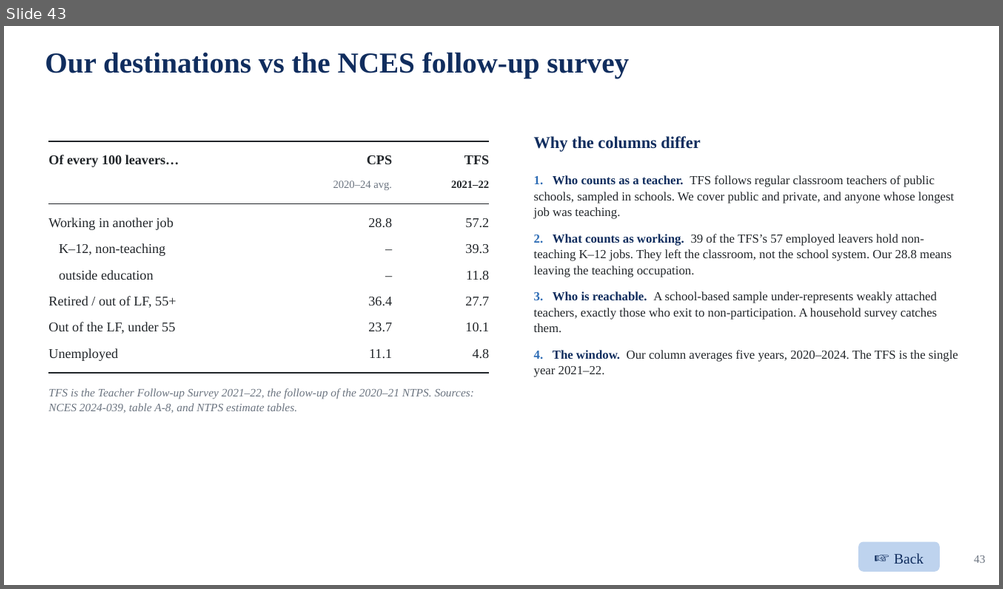
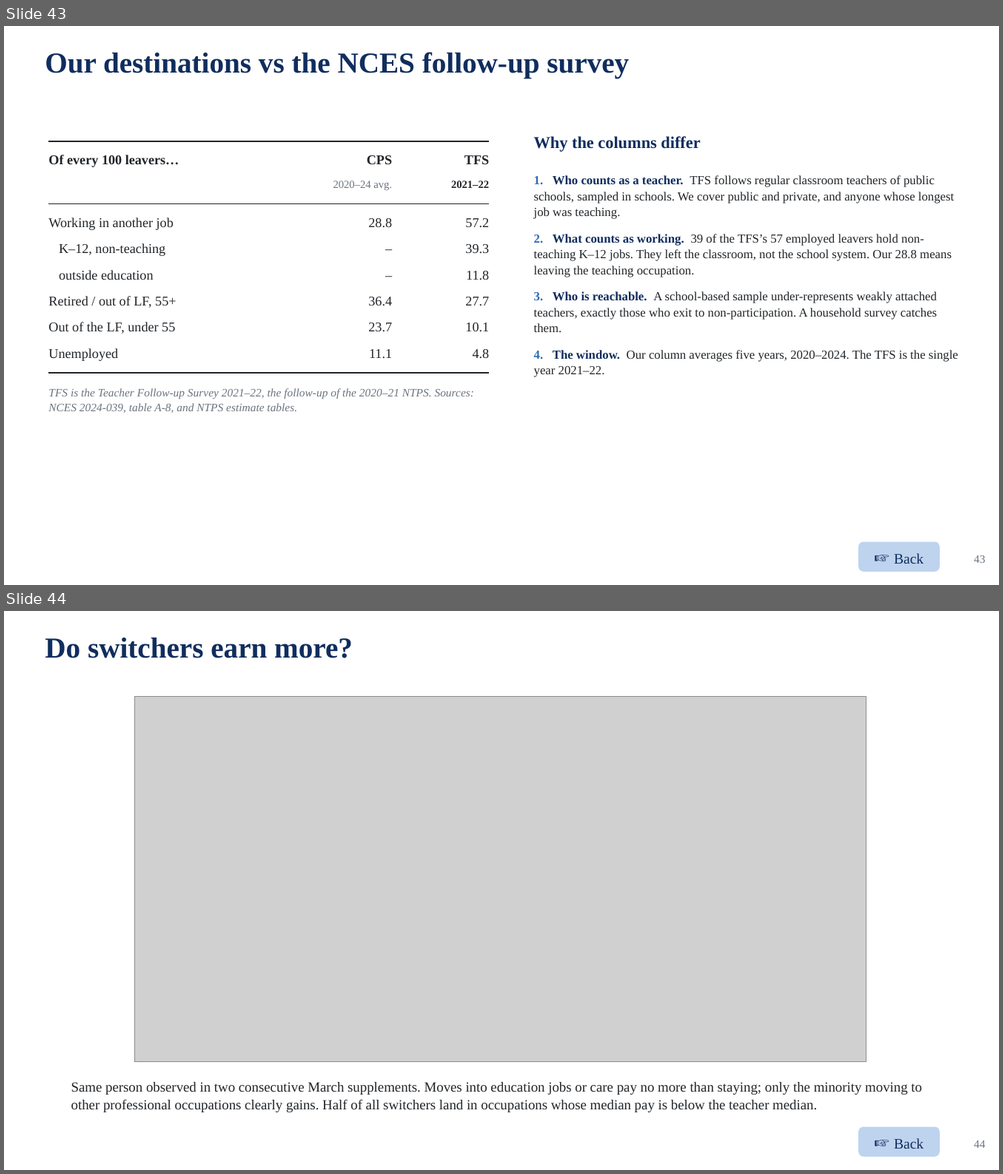
Before and after one commit to jedr1-ship-it/Alternative-Pathways----Quant, a slide deck: report/data_cluster/Proyect_US_cluster.pptx. Shown one above the other, each under a label of ours: slide 43 before the commit, slides 43 and 44 after it. The pictures are 1003x589 and 1003x1174 pixels, drawn with LibreOffice and Linux fonts; fonts in the diff are those of the drawing; grey boxes stand for pictures. Boxes give left, top, right and bottom in pixels: in the first picture for what was removed or moved away, otherwise in the second. Text is boxed around its words. In the diff, an @@ line names an element or a change of style, - is before the commit and + after.

```diff
--- a/report/data_cluster/Proyect_US_cluster.pptx
+++ b/report/data_cluster/Proyect_US_cluster.pptx
@@ slide 44 added at bbox=[4, 611, 999, 1170], background #FFFFFF @@
@@ text added at bbox=[45, 637, 353, 658], 28 pt, text #102D5E, bold @@
+Do switchers earn more?
@@ picture added at bbox=[134, 697, 866, 1062] @@
@@ text added at bbox=[71, 1082, 922, 1113], 13.5 pt, text #212529 @@
+Same person observed in two consecutive March supplements. Moves into education jobs or care pay no more than staying; only the minority moving to other professional occupations clearly gains. Half of all switchers land in occupations whose median pay is below the teacher median.
@@ rounded rectangle added at bbox=[858, 1128, 939, 1157], fill #BED3EE, 14 pt, text #102D5E @@
+☞ Back
@@ text added at bbox=[973, 1141, 984, 1148], 11 pt, text #6B7480 @@
+44
```
Also in this commit, not shown: 7 slides changed, 6 other files.
